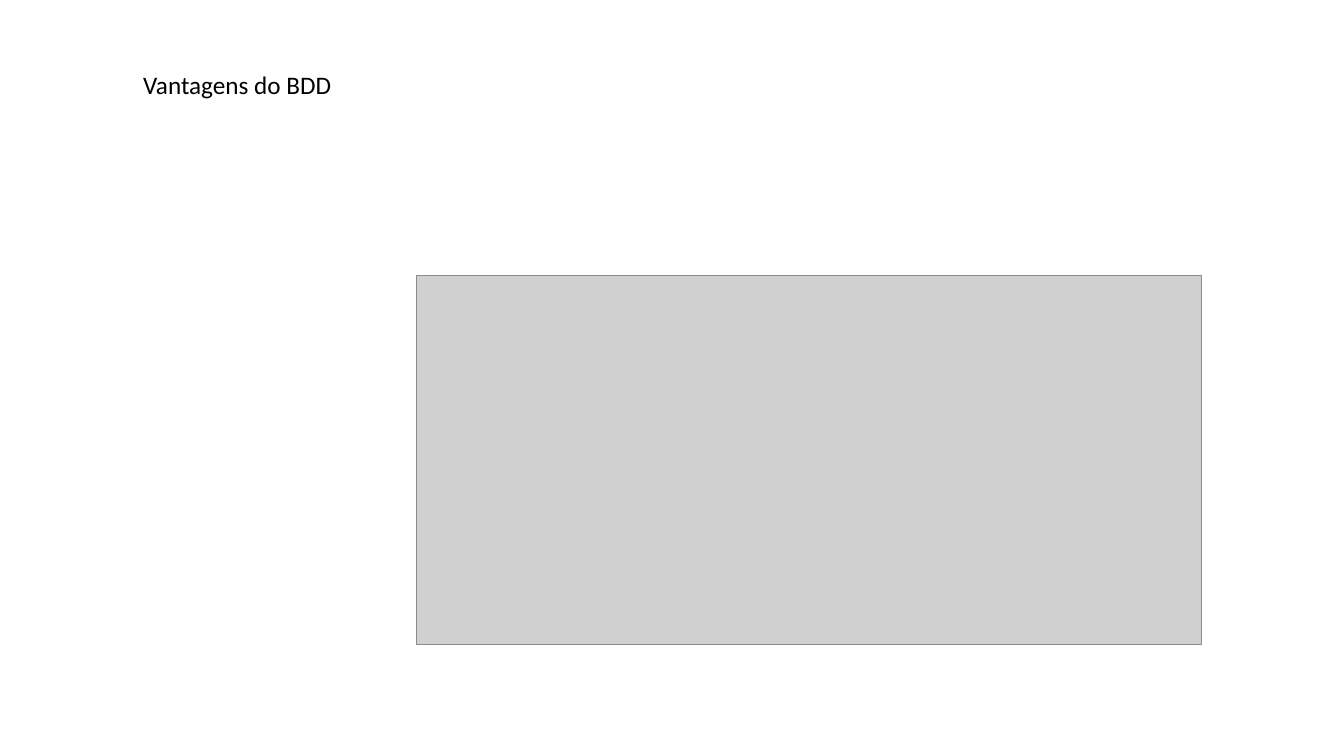
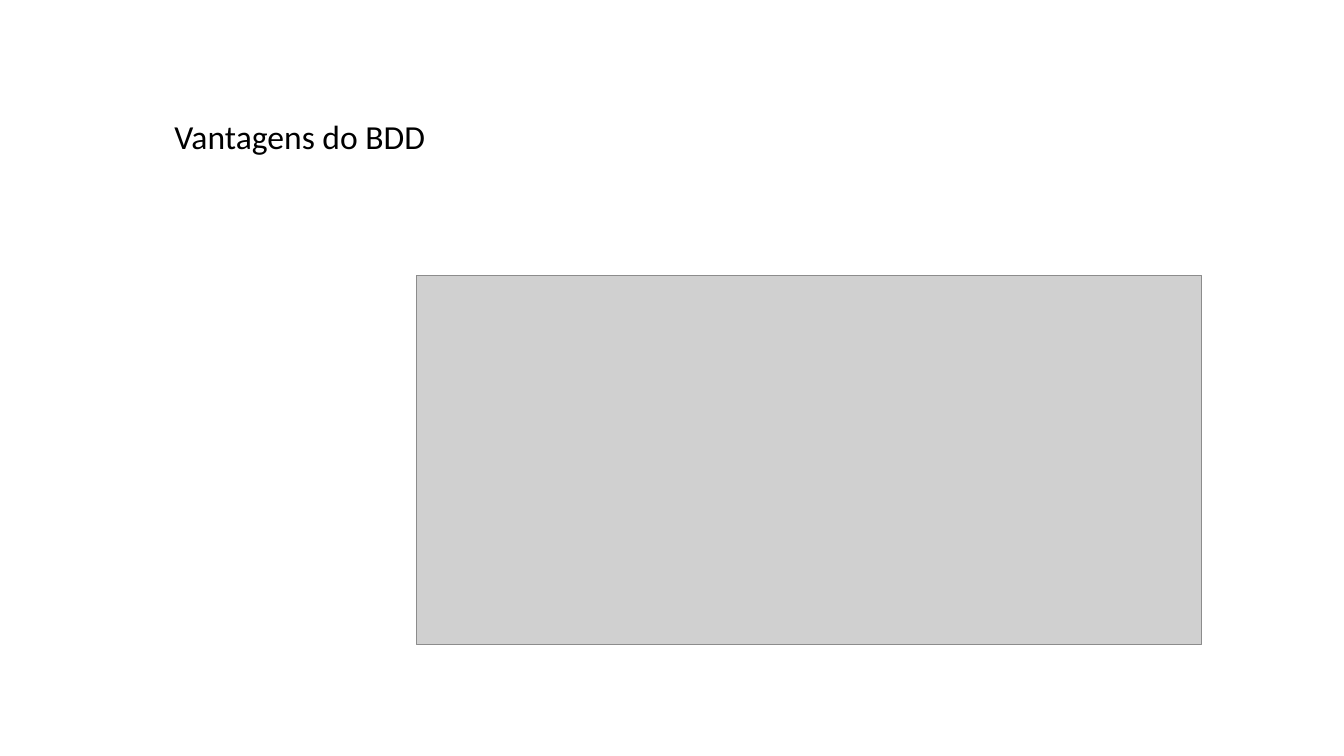
Before and after one commit to feevars/fatec4SEM, a slide deck: slide 5 of 2SEM/IES100 - Engenharia de Software I/BDD - Behavior Driven Development/apresentacao-oficial_BDD.pptx. Drawn at 1344x756 pixels with LibreOffice and Linux fonts; fonts in the diff are those of the drawing; grey boxes stand for pictures. Boxes give left, top, right and bottom in pixels: in the first picture for what was removed or moved away, otherwise in the second. Text is boxed around its words. In the diff, an @@ line names an element or a change of style, - is before the commit and + after.

```diff
--- a/2SEM/IES100 - Engenharia de Software I/BDD - Behavior Driven Development/apresentacao-oficial_BDD.pptx
+++ b/2SEM/IES100 - Engenharia de Software I/BDD - Behavior Driven Development/apresentacao-oficial_BDD.pptx
@@ text "Vantagens do BDD": place and size @@
-text "Vantagens do BDD" at bbox=[143, 76, 331, 99]
+text "Vantagens do BDD" at bbox=[174, 125, 425, 155]
@@ text "Vantagens do BDD" at bbox=[174, 125, 425, 155]: size 18 to 24 pt @@
```
Also in this commit, not shown: 6 other slides changed, 1 slide added, 1 slide removed.
